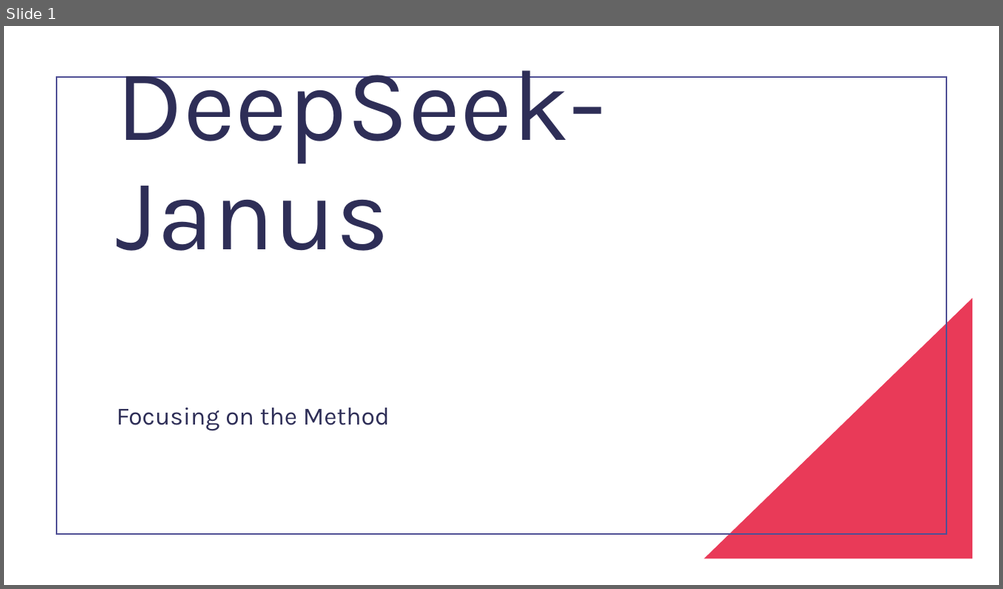
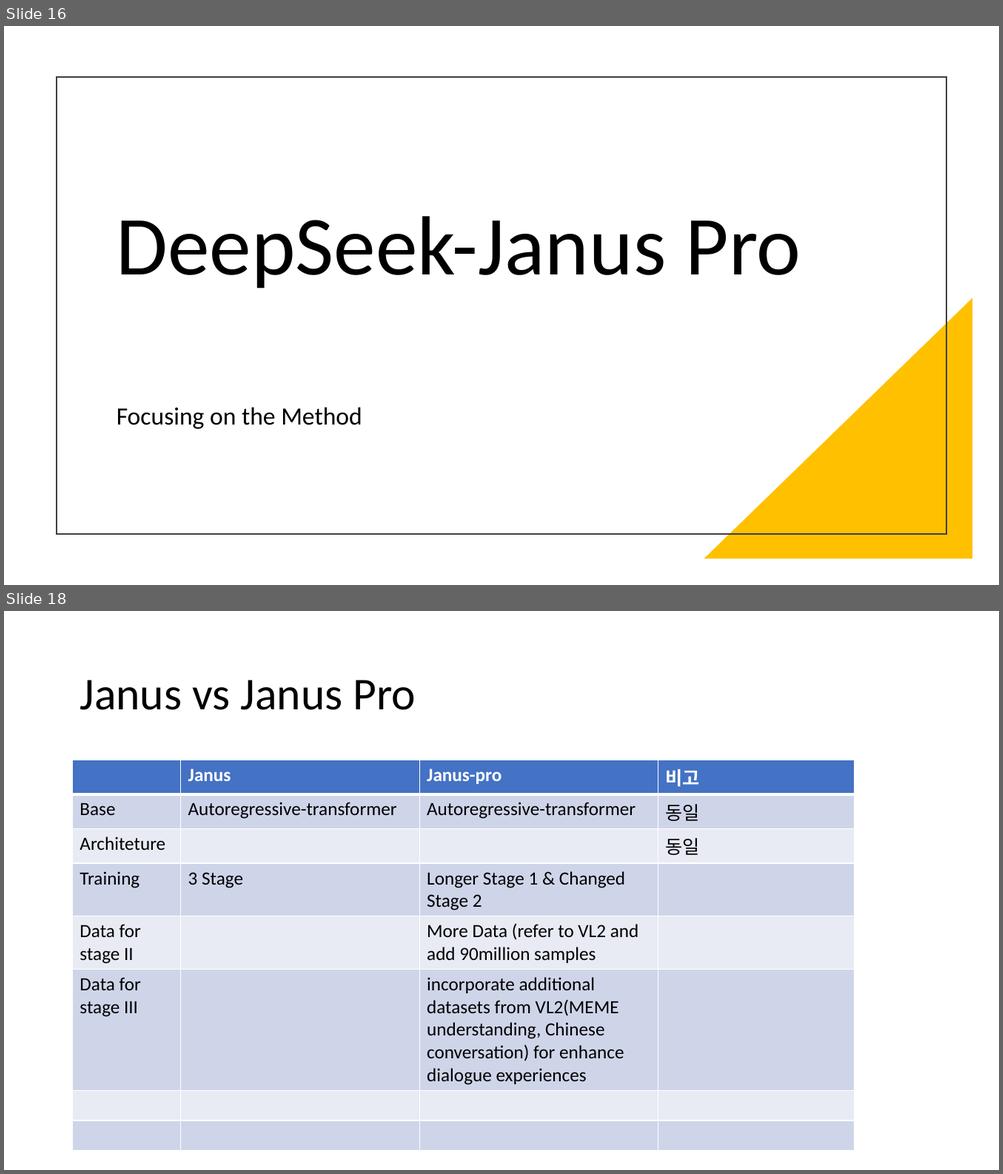
Before and after one commit to gggg8657/study, a slide deck: Studying must go on/Presentation1.pptx. Shown one above the other, each under a label of ours: slide 1 before the commit, slides 16 and 18 after it; the slides between them are not shown. The pictures are 1003x589 and 1003x1174 pixels, drawn with LibreOffice and Linux fonts; fonts in the diff are those of the drawing. Boxes give left, top, right and bottom in pixels: in the first picture for what was removed or moved away, otherwise in the second. Text is boxed around its words. In the diff, an @@ line names an element or a change of style, - is before the commit and + after.

```diff
--- a/Studying must go on/Presentation1.pptx
+++ b/Studying must go on/Presentation1.pptx
@@ slide 18 added at (4, 611, 999, 1170), background #FFFFFF @@
@@ title added at (79, 680, 416, 710), 44 pt, text #000000 @@
+Janus vs Janus Pro
@@ table added at (73, 760, 854, 1136), 8 rows, 4 columns @@
+ | Janus | Janus-pro | 비고
+Base | Autoregressive-transformer | Autoregressive-transformer | 동일
+Architeture |  |  | 동일
+Training | 3 Stage | Longer Stage 1 & Changed Stage 2 | 
+Data for stage II |  | More Data (refer to VL2 and add 90million samples | 
+Data for stage III |  | incorporate additional datasets from VL2(MEME understanding, Chinese conversation) for enhance dialogue experiences | 
+ |  |  | 
+ |  |  | 
@@ what was slide 1 is now slide 16 @@
@@ slide 16 changed as well @@
@@ rectangle at (57, 77, 946, 534): outline #4F4F95 1.5 pt to #404040 1.5 pt @@
@@ title at (116, 216, 801, 289): text changed; size 98 to 81 pt; font Karla to Calibri; text colour #2E2E57 to #000000 @@
-DeepSeek-Janus
+DeepSeek-Janus Pro
@@ right triangle at (704, 298, 973, 560): fill #E93A58 to #FFC000 @@
@@ subtitle "Focusing on the Method" at (116, 407, 361, 429): font Karla to Calibri, text colour #2E2E57 to #000000 @@
```
Also in this commit, not shown: 4 other slides changed, 12 other slides added, 2 slides removed, 1 other file.
